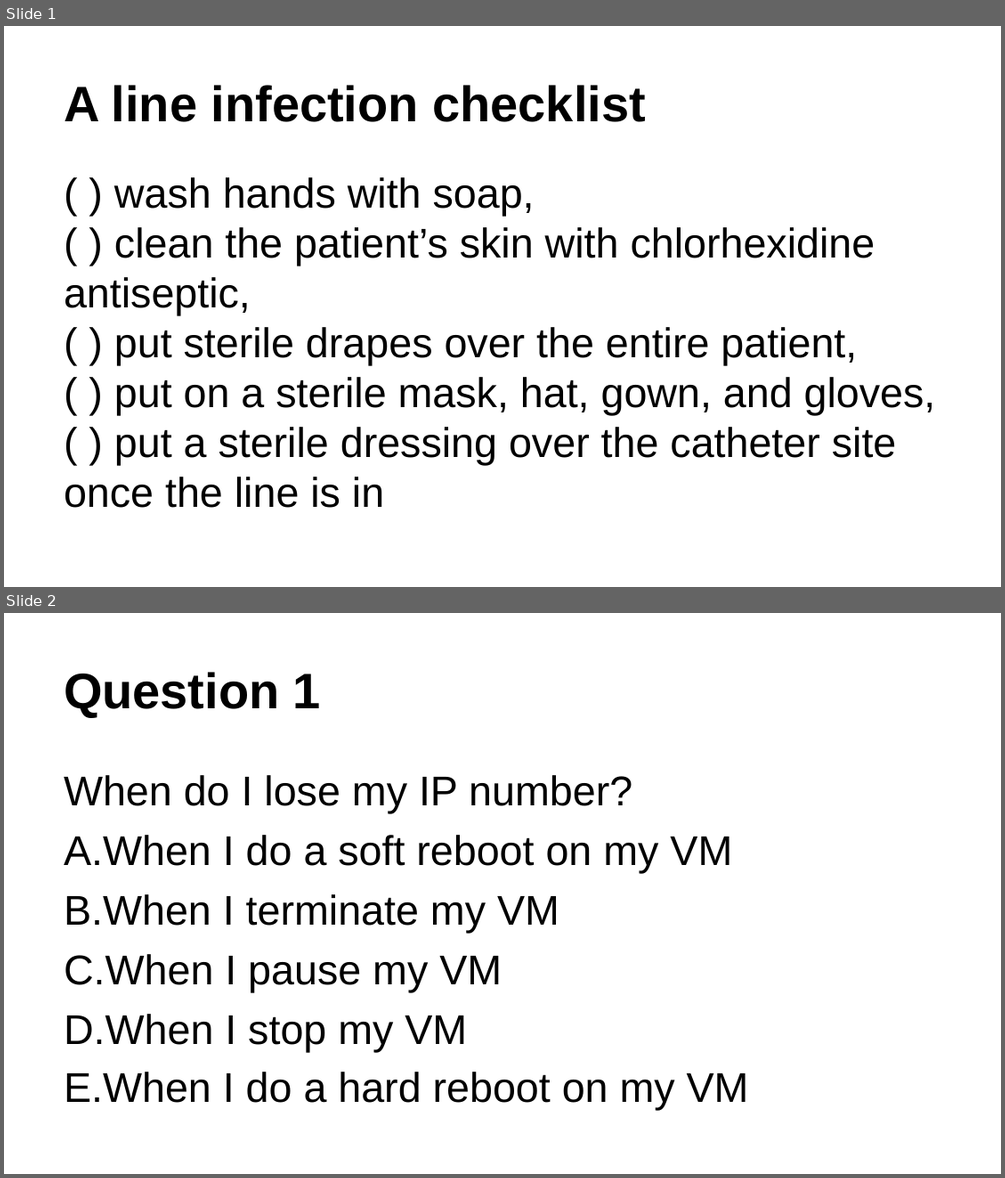
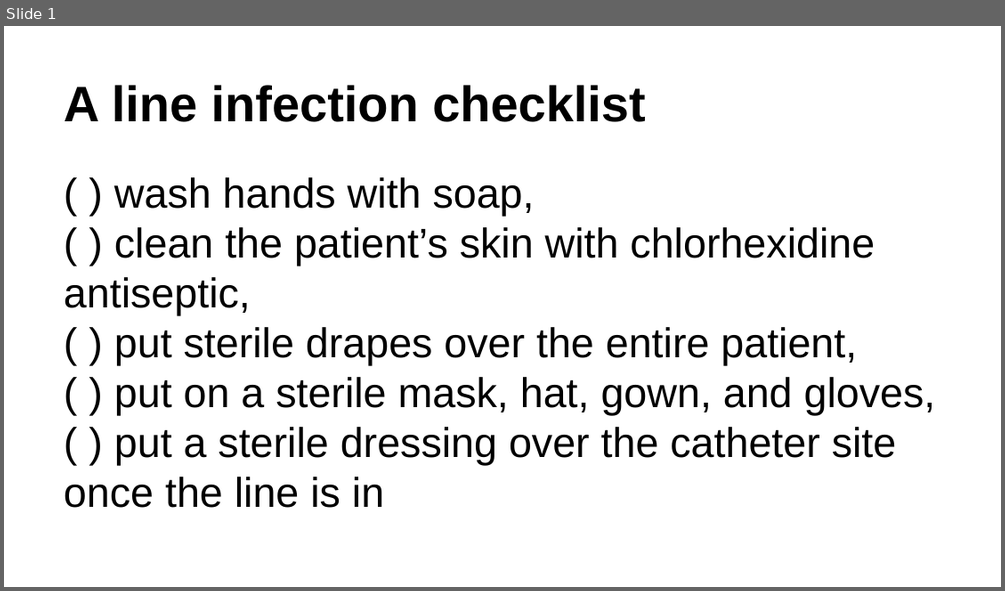
Before and after one commit to resbaz/nectar-cloud-lessons, a slide deck: Lessons/Lesson_II/Lesson_II_Questions.pptx. Shown one above the other, each under a label of ours: slides 1 and 2 before the commit, slide 1 after it. The pictures are 1005x1178 and 1005x591 pixels, drawn with LibreOffice and Linux fonts; fonts in the diff are those of the drawing. Boxes give left, top, right and bottom in pixels: in the first picture for what was removed or moved away, otherwise in the second. Text is boxed around its words. In the diff, an @@ line names an element or a change of style, - is before the commit and + after.

```diff
--- a/Lessons/Lesson_II/Lesson_II_Questions.pptx
+++ b/Lessons/Lesson_II/Lesson_II_Questions.pptx
@@ slide 2 removed at [4,613,1001,1174], background #FFFFFF @@
@@ text removed at [64,672,321,717] @@
-Question 1
@@ text removed at [64,775,749,1110] @@
-When do I lose my IP number?
-A. When I do a soft reboot on my VM
-B. When I terminate my VM
-C. When I pause my VM
-D. When I stop my VM
-E. When I do a hard reboot on my VM
```
Also in this commit, not shown: 1 slide changed, 7 other files.
